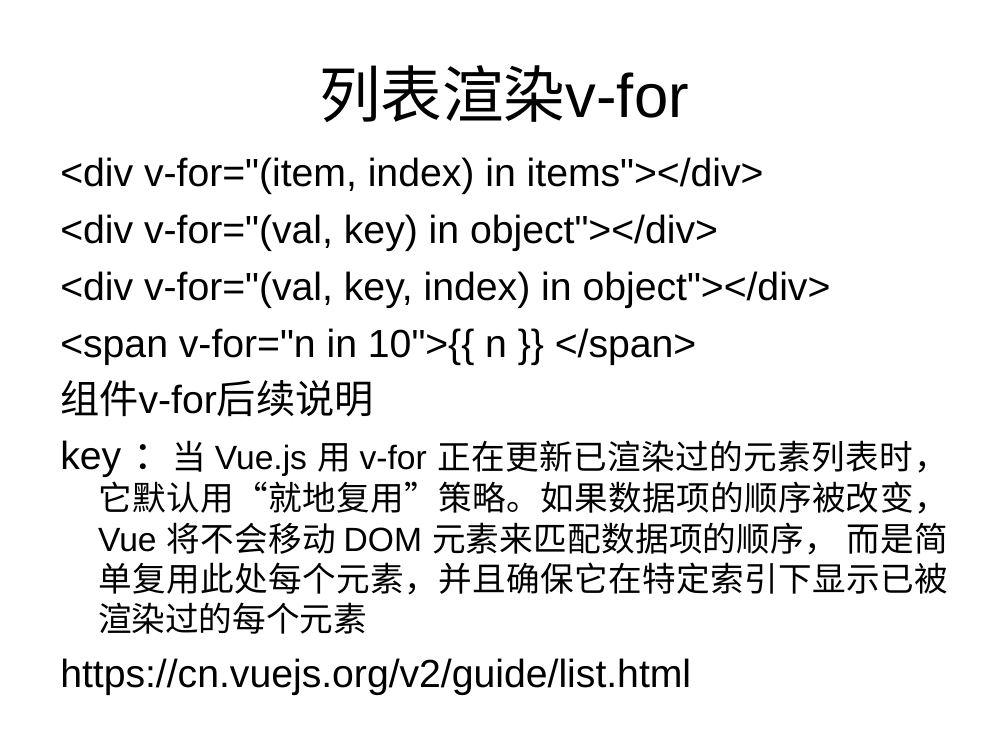
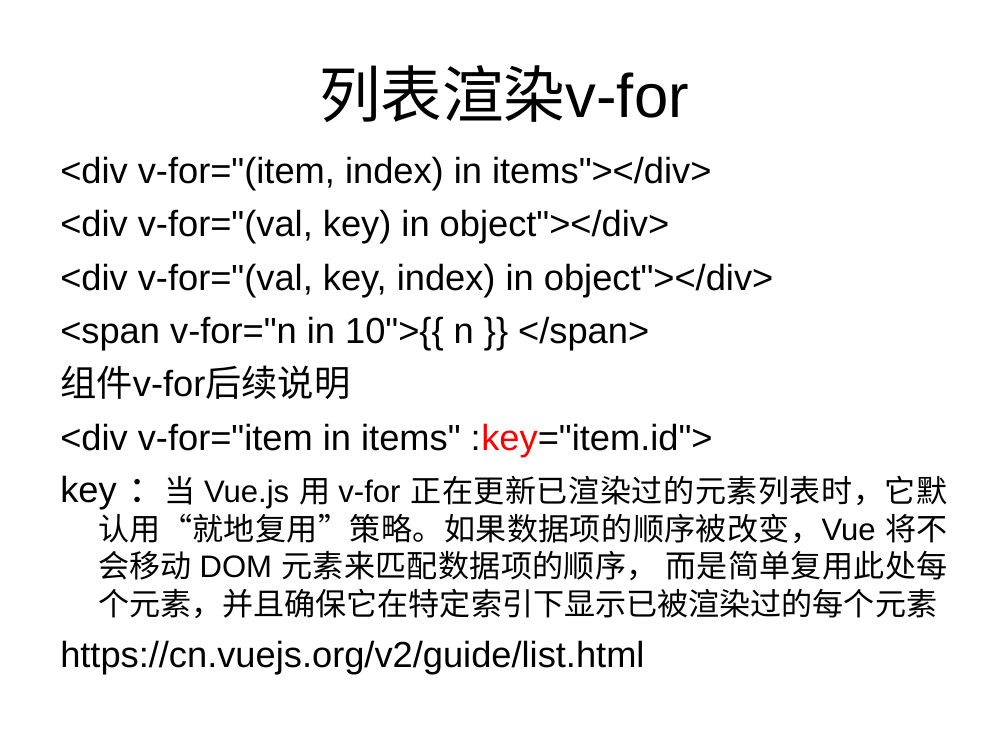
Before and after one commit to zhang13/VueLearn, a slide deck: slide 23 of doc/Vue入坑指南.ppt (slide 24 before the commit). Drawn at 1008x756 pixels with LibreOffice and Linux fonts; fonts in the diff are those of the drawing. Boxes give left, top, right and bottom in pixels: in the first picture for what was removed or moved away, otherwise in the second. Text is boxed around its words. In the diff, an @@ line names an element or a change of style, - is before the commit and + after.

```diff
--- a/doc/Vue入坑指南.ppt
+++ b/doc/Vue入坑指南.ppt
@@ text at box(60, 156, 947, 674): size 28 to 25.9 pt in "<div v-for="(item, index) in items"></div>", "<div v-for="(val, key) in object"></div>", "<div v-for="(val, key, index) in object"></div>", "<span v-for="n in 10">{{ n }} </span>" and 3 more places; size 24 to 22.2 pt in "：当 Vue.js 用 v-for 正在更新已渲染过的元素列表时，它默认用“就地复用”策略。如果数据项的顺序被改变，Vu ..." @@
@@ text at box(60, 423, 713, 456): paragraph added @@
+<div v-for="item in items" :key="item.id">
```
Also in this commit, not shown: 7 other slides changed, 18 slides added, 4 slides removed, 14 other files.
